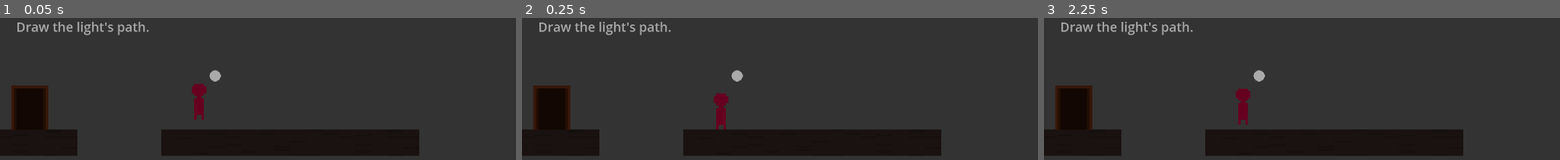
Above: before the commit, frames 1-3 (left to right).
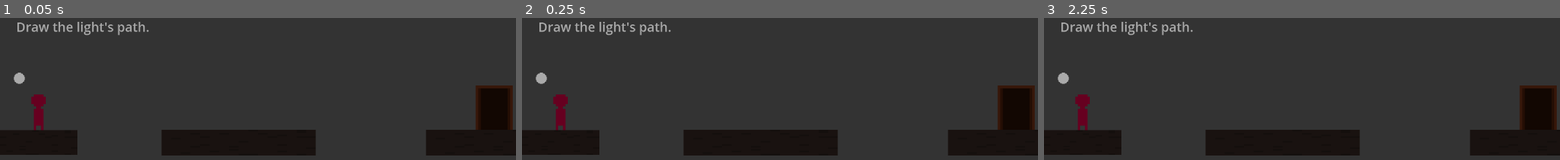
Above: after the commit, the same moments.

Repository: kvnfrr/Staylight
Game: Godot game, scene res://scenes/main.tscn
The game is run twice, just before and just after one commit, with the same random seed, the same clock (stepped at 60 frames per second) and the same inputs.
Inputs (mouse positions are in pixels of both pictures, inside the frame that each line leads up to):
- Up to frame 1 (0.05 s): no input
- Up to frame 2 (0.25 s): no input
- Up to frame 3 (2.25 s): tap Enter (start_run) at 0.5, 1.25, 1.35, 2 s; move the mouse to (1415, 131) at 0.52 s; hold D (move_right) 0.53-2.03 s; tap R (clear_path) at 0.6, 2.1 s; click (1415, 131) at 0.67 s; tap W (jump) at 0.77, 1.52 s; move the mouse to (outside the picture) at 1.27 s; move the mouse to (1353, 81) at 2.02 s; hold A (move_left) from 2.03 s (still down)

The runs differ from the first frame. In frame 1, 12% of the frame differs, in the area x 0-100%, y 36-97%; in frame 2, 12%; in frame 3, 12%.

Commit message:
Updated first level

Diff:
--- a/scenes/main.tscn
+++ b/scenes/main.tscn
@@ -24,7 +24,7 @@
 script = ExtResource("1_sugp2")
 
 [node name="Player" type="CharacterBody2D" parent="." unique_id=742452076]
-position = Vector2(247, 122.000015)
+position = Vector2(48, 136)
 scale = Vector2(3, 3)
 script = ExtResource("1_0wfyh")
 
@@ -36,7 +36,8 @@
 texture = ExtResource("1_o5qli")
 
 [node name="Floor" type="StaticBody2D" parent="." unique_id=1975046369]
-position = Vector2(-64, 176)
+position = Vector2(32, 176.00002)
+scale = Vector2(0.4009608, 0.9446346)
 
 [node name="CollisionShape2D" type="CollisionShape2D" parent="Floor" unique_id=938798499]
 shape = SubResource("RectangleShape2D_o5qli")
@@ -45,28 +46,19 @@
 scale = Vector2(-19.98158, -2.0378146)
 texture = ExtResource("4_tefeu")
 
-[node name="Floor2" type="StaticBody2D" parent="Floor" unique_id=512038778]
-position = Vector2(424, 0)
-
-[node name="CollisionShape2D" type="CollisionShape2D" parent="Floor/Floor2" unique_id=80047924]
-shape = SubResource("RectangleShape2D_o5qli")
-
-[node name="Sprite2D" type="Sprite2D" parent="Floor/Floor2" unique_id=1053720543]
-scale = Vector2(-19.98158, -2.0378146)
-texture = ExtResource("4_tefeu")
-
 [node name="PathLine" type="Line2D" parent="." unique_id=1432185608]
 width = 4.0
 default_color = Color(0.06666667, 1, 0, 1)
 
 [node name="Spirit" type="Area2D" parent="." unique_id=1662889771]
-position = Vector2(267, 93)
+position = Vector2(24, 96)
 
 [node name="Sprite2D" type="Sprite2D" parent="Spirit" unique_id=36448746]
 texture = ExtResource("3_sugp2")
 
 [node name="PointLight2D" type="PointLight2D" parent="Spirit" unique_id=760422214]
 texture = ExtResource("6_o6xl0")
+texture_scale = 2.0
 
 [node name="UI" type="CanvasLayer" parent="." unique_id=214130784]
 
@@ -78,7 +70,7 @@
 text = "Draw the light's path."
 
 [node name="Exit" type="Area2D" parent="." unique_id=286935097]
-position = Vector2(40, 136)
+position = Vector2(616, 136)
 
 [node name="CollisionShape2D" type="CollisionShape2D" parent="Exit" unique_id=1927111711]
 position = Vector2(-3, -1.5)
@@ -90,7 +82,8 @@
 texture = ExtResource("5_tbgi4")
 
 [node name="DeathZone" type="Area2D" parent="." unique_id=384160909]
-position = Vector2(104, 192)
+position = Vector2(136, 192.00002)
+scale = Vector2(4.0789533, 0.7283146)
 
 [node name="CollisionShape2D" type="CollisionShape2D" parent="DeathZone" unique_id=141276198]
 position = Vector2(43, 0)
@@ -107,5 +100,27 @@
 mouse_filter = 2
 color = Color(0, 0, 0, 0.33333334)
 
+[node name="Floor2" type="StaticBody2D" parent="." unique_id=512038778]
+position = Vector2(296, 176.00002)
+scale = Vector2(0.5990317, 0.974321)
+
+[node name="CollisionShape2D" type="CollisionShape2D" parent="Floor2" unique_id=80047924]
+shape = SubResource("RectangleShape2D_o5qli")
+
+[node name="Sprite2D" type="Sprite2D" parent="Floor2" unique_id=1053720543]
+scale = Vector2(-19.98158, -2.0378146)
+texture = ExtResource("4_tefeu")
+
+[node name="Floor3" type="StaticBody2D" parent="." unique_id=1758786793]
+position = Vector2(624, 176.00002)
+scale = Vector2(0.5990317, 0.974321)
+
+[node name="CollisionShape2D" type="CollisionShape2D" parent="Floor3" unique_id=2096453489]
+shape = SubResource("RectangleShape2D_o5qli")
+
+[node name="Sprite2D" type="Sprite2D" parent="Floor3" unique_id=106785393]
+scale = Vector2(-19.98158, -2.0378146)
+texture = ExtResource("4_tefeu")
+
 [connection signal="body_entered" from="Exit" to="." method="_on_exit_body_entered"]
 [connection signal="body_entered" from="DeathZone" to="." method="_on_death_zone_body_entered"]
